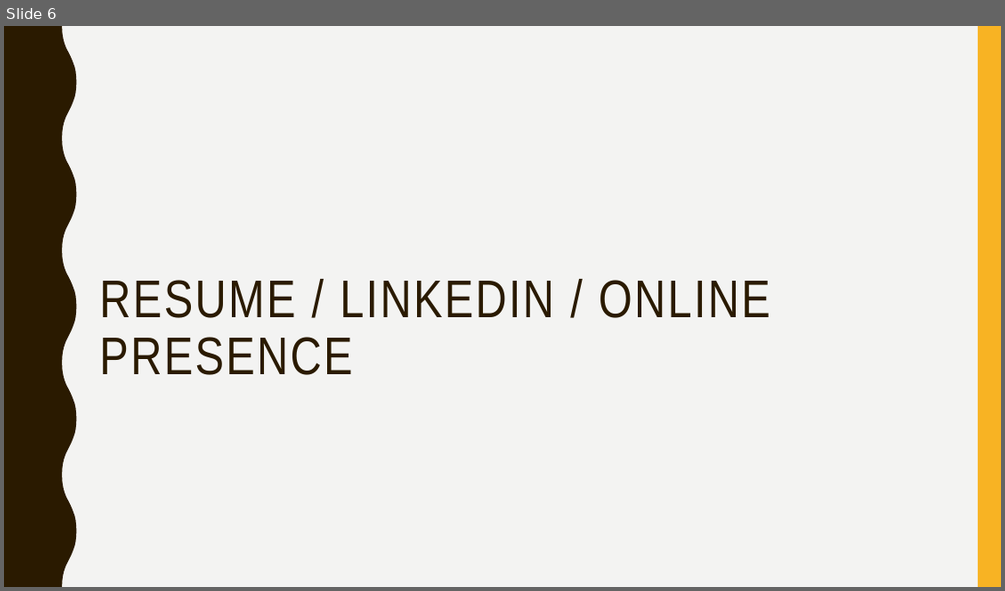
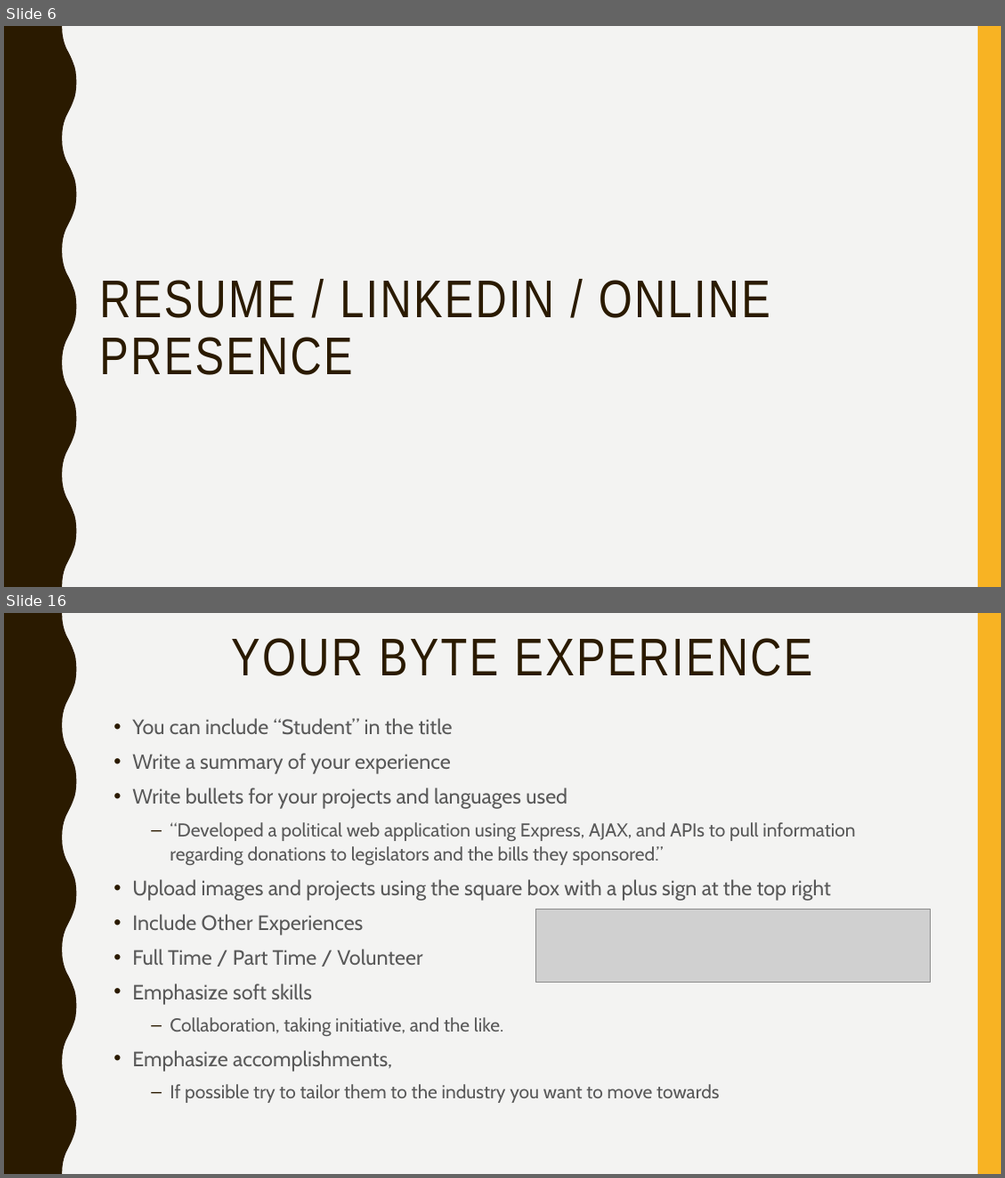
Before and after one commit to lakshmi-intechcode/jng_instr_folder, a slide deck: Job_Stuff/Jng_Job_Prezzie.pptx. Shown one above the other, each under a label of ours: slide 6 before the commit, slides 6 and 16 after it; the slides between them are not shown. The pictures are 1005x591 and 1005x1178 pixels, drawn with LibreOffice and Linux fonts; fonts in the diff are those of the drawing; grey boxes stand for pictures. Boxes give left, top, right and bottom in pixels: in the first picture for what was removed or moved away, otherwise in the second. Text is boxed around its words. In the diff, an @@ line names an element or a change of style, - is before the commit and + after.

```diff
--- a/Job_Stuff/Jng_Job_Prezzie.pptx
+++ b/Job_Stuff/Jng_Job_Prezzie.pptx
@@ slide 16 added at [4, 613, 1001, 1174], background #F3F3F2; not listed: 2 template elements that a slide beside it also shows @@
@@ title added at [231, 638, 812, 676], 51 pt, text #2A1A00 @@
+YOUR BYTE EXPERIENCE
@@ text added at [132, 718, 855, 1103], 20 pt, text #595959 @@
+• You can include “Student” in the title
+• Write a summary of your experience
+• Write bullets for your projects and languages used
+  – “Developed a political web application using Express, AJAX, and APIs to pull information regarding donations to legislators and the bills they sponsored.”
+• Upload images and projects using the square box with a plus sign at the top right
+• Include Other Experiences
+• Full Time / Part Time / Volunteer
+• Emphasize soft skills
+  – Collaboration, taking initiative, and the like.
+• Emphasize accomplishments,
+  – If possible try to tailor them to the industry you want to move towards
@@ picture added at [535, 908, 930, 981] @@
```
Also in this commit, not shown: 1 slide changed, 9 other slides added, 1 slide removed.
